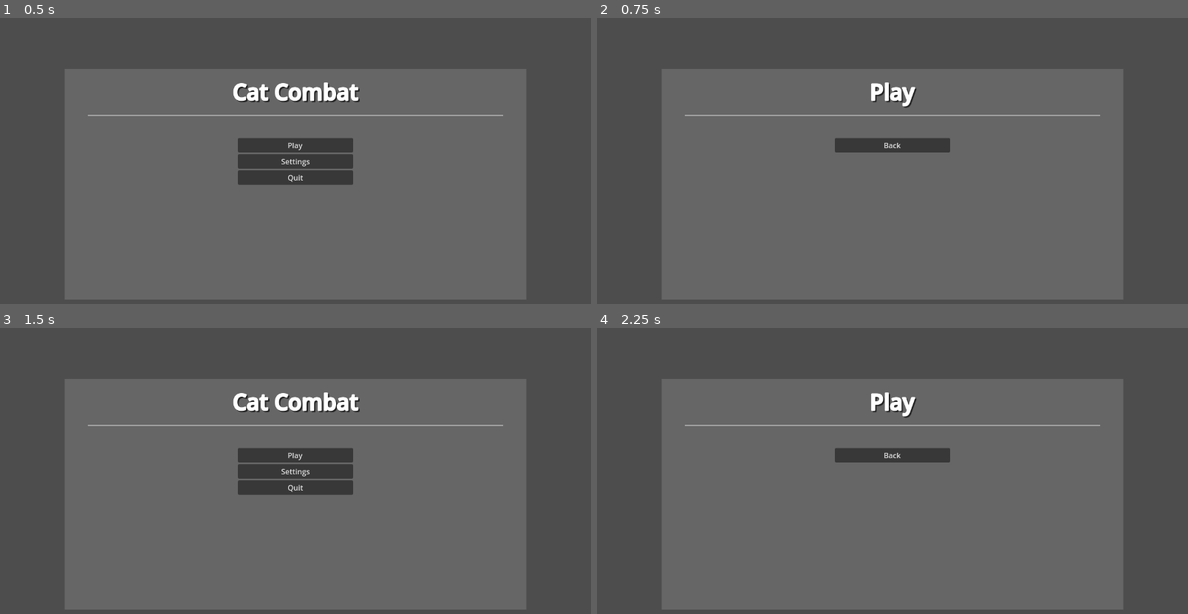
Above: before the commit, frames 1-4 (two rows, left to right).
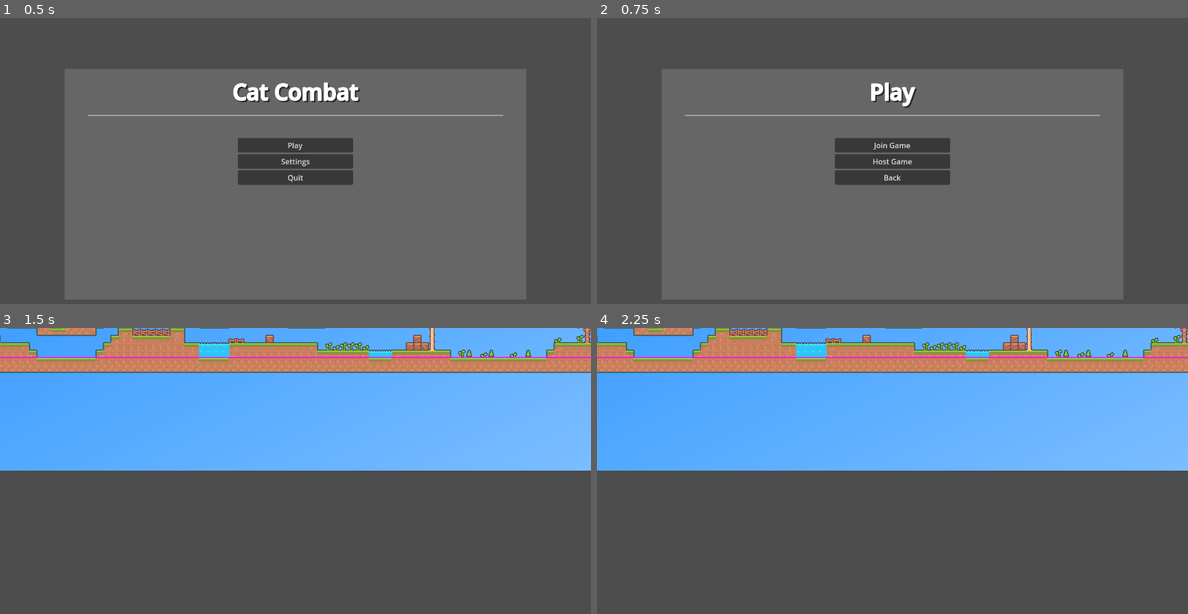
Above: after the commit, the same moments.

Repository: F1zzy31f/Glob-Game
Game: Godot game, scene res://scenes/MainMenu.tscn
The game is run twice, just before and just after one commit, with the same random seed, the same clock (stepped at 60 frames per second) and the same inputs.
Inputs (mouse positions are in pixels of both pictures, inside the frame that each line leads up to):
- Up to frame 1 (0.5 s): no input
- Up to frame 2 (0.75 s): click "Play" at 0.5 s
- Up to frame 3 (1.5 s): click (295, 453) at 1.25 s, where only the run after the commit has a clickable "Join Game"
- Up to frame 4 (2.25 s): click (892, 453) at 2 s, where only the run before the commit has a clickable "Play"

Frame 1 is identical in both runs. In frame 2, 2.1% of the frame differs, in the area x 40-60%, y 43-59%; in frame 3, 86%; in frame 4, 87%, in the area x 0-100%, y 0-99%.

Commit message:
Function for main menu and one way tree hide

Diff:
--- a/StandardTileset.tres
+++ b/StandardTileset.tres
@@ -579,6 +579,7 @@
 17:4/0/physics_layer_0/linear_velocity = Vector2(0, 0)
 17:4/0/physics_layer_0/angular_velocity = 0.0
 17:4/0/physics_layer_0/polygon_0/points = PackedVector2Array(-8, 6, 8, 6, 8, 8, -8, 8)
+17:4/0/physics_layer_0/polygon_0/one_way = true
 17:4/0/physics_layer_1/linear_velocity = Vector2(0, 0)
 17:4/0/physics_layer_1/angular_velocity = 0.0
 18:4/0 = 0
--- a/project.godot
+++ b/project.godot
@@ -19,6 +19,7 @@
 
 [autoload]
 
+Network="*res://scenes/Network.tscn"
 Temporary="*res://scenes/Temporary.tscn"
 Peers="*res://scenes/Peers.tscn"
 
--- a/scenes/MainMenu.tscn
+++ b/scenes/MainMenu.tscn
@@ -142,6 +142,15 @@
 grow_horizontal = 2
 grow_vertical = 2
 
+[node name="JoinGame" type="Button" parent="Menus/PlayMenu/Content"]
+layout_mode = 2
+text = "Join Game"
+
+[node name="HostGame" type="Button" parent="Menus/PlayMenu/Content"]
+layout_mode = 2
+text = "Host Game
+"
+
 [node name="Back" type="Button" parent="Menus/PlayMenu/Content"]
 layout_mode = 2
 text = "Back"
@@ -198,5 +207,7 @@
 [connection signal="pressed" from="Menus/TitleMenu/Content/Play" to="." method="_on_play_pressed"]
 [connection signal="pressed" from="Menus/TitleMenu/Content/Settings" to="." method="_on_settings_pressed"]
 [connection signal="pressed" from="Menus/TitleMenu/Content/Quit" to="." method="_on_quit_pressed"]
+[connection signal="pressed" from="Menus/PlayMenu/Content/JoinGame" to="." method="_on_join_game_pressed"]
+[connection signal="pressed" from="Menus/PlayMenu/Content/HostGame" to="." method="_on_host_game_pressed"]
 [connection signal="pressed" from="Menus/PlayMenu/Content/Back" to="." method="_on_back_pressed"]
 [connection signal="pressed" from="Menus/SettingsMenu/Content/Back" to="." method="_on_back_pressed"]
--- a/scenes/Map.tscn
+++ b/scenes/Map.tscn
@@ -1,8 +1,7 @@
-[gd_scene load_steps=7 format=3 uid="uid://dmsdtck10hpf8"]
+[gd_scene load_steps=6 format=3 uid="uid://dmsdtck10hpf8"]
 
 [ext_resource type="TileSet" uid="uid://etaumxter5v1" path="res://StandardTileset.tres" id="1_56c62"]
 [ext_resource type="Environment" uid="uid://dmru5chb61n77" path="res://WorldEnviroment.tres" id="1_wcr3b"]
-[ext_resource type="PackedScene" uid="uid://bjkfv40fscmjc" path="res://scenes/Network.tscn" id="2_au30e"]
 
 [sub_resource type="Gradient" id="Gradient_f81du"]
 colors = PackedColorArray(0, 0.501961, 1, 1, 0.501961, 0.752941, 1, 1)
@@ -16,7 +15,7 @@
 [sub_resource type="PlaceholderTexture2D" id="PlaceholderTexture2D_uwuxj"]
 size = Vector2(8192, 2)
 
-[node name="Main" type="Node2D"]
+[node name="Map" type="Node2D"]
 
 [node name="WorldEnvironment" type="WorldEnvironment" parent="."]
 environment = ExtResource("1_wcr3b")
@@ -52,8 +51,6 @@
 [node name="4" type="Node2D" parent="Spawns"]
 position = Vector2(409, -64)
 
-[node name="Network" parent="." instance=ExtResource("2_au30e")]
-
 [node name="Void" type="Sprite2D" parent="."]
 z_index = 6
 position = Vector2(0, 64)
--- a/scripts/MainMenuManager.gd
+++ b/scripts/MainMenuManager.gd
@@ -17,3 +17,13 @@
 
 func _on_back_pressed():
 	open_menu("TitleMenu")
+
+func _on_join_game_pressed():
+	get_tree().change_scene_to_file("res://scenes/Map.tscn")
+
+	Network.join_server()
+
+func _on_host_game_pressed():
+	get_tree().change_scene_to_file("res://scenes/Map.tscn")
+
+	Network.host_server()
--- a/scripts/Network.gd
+++ b/scripts/Network.gd
@@ -4,30 +4,18 @@
 @export var player = preload("res://scenes/Player.tscn")
 @export var scoreboard_item = preload("res://scenes/ScoreboardItem.tscn")
 
-@onready var join_ui = $CanvasLayer/JoinUI
-@onready var address_ui = $CanvasLayer/Address
-
 var address = ""
 
 var enet_peer = ENetMultiplayerPeer.new()
 
-func _ready():
-	address_ui.visible = false
-	address_ui.text = IP.get_local_addresses()[3]
+func set_server_address(new):
+	address = new
 
-func _on_server_address_text_changed(new_text):
-	address = new_text
-
-func _on_join_server_pressed():
-	join_ui.visible = false
-
+func join_server():
 	enet_peer.create_client(address, port)
 	multiplayer.multiplayer_peer = enet_peer
 
-func _on_host_server_pressed():
-	join_ui.visible = false
-	address_ui.visible = true
-
+func host_server():
 	enet_peer.create_server(port)
 	multiplayer.multiplayer_peer = enet_peer
 	multiplayer.peer_connected.connect(add_player)
@@ -36,13 +24,13 @@
 	add_player(multiplayer.get_unique_id())
 
 func add_player(peer_id):
-	# Player
+	await get_tree().create_timer(1).timeout
+
 	var new_player = player.instantiate()
 	new_player.name = str(peer_id)
 	Peers.add_child(new_player)
 
 func remove_player(peer_id):
-	# Player
 	var old_player = Peers.get_node_or_null(str(peer_id))
 	if old_player:
 		old_player.dormant = true
--- a/scripts/Player.gd
+++ b/scripts/Player.gd
@@ -75,7 +75,7 @@
 
 		deaths += 1
 
-		global_position = get_node("/root/Main/Spawns").get_child(randi_range(0, get_node("/root/Main/Spawns").get_child_count() - 1)).global_position
+		global_position = get_node("/root/Map/Spawns").get_child(randi_range(0, get_node("/root/Map/Spawns").get_child_count() - 1)).global_position
 		health = 32
 
 	# Movement
